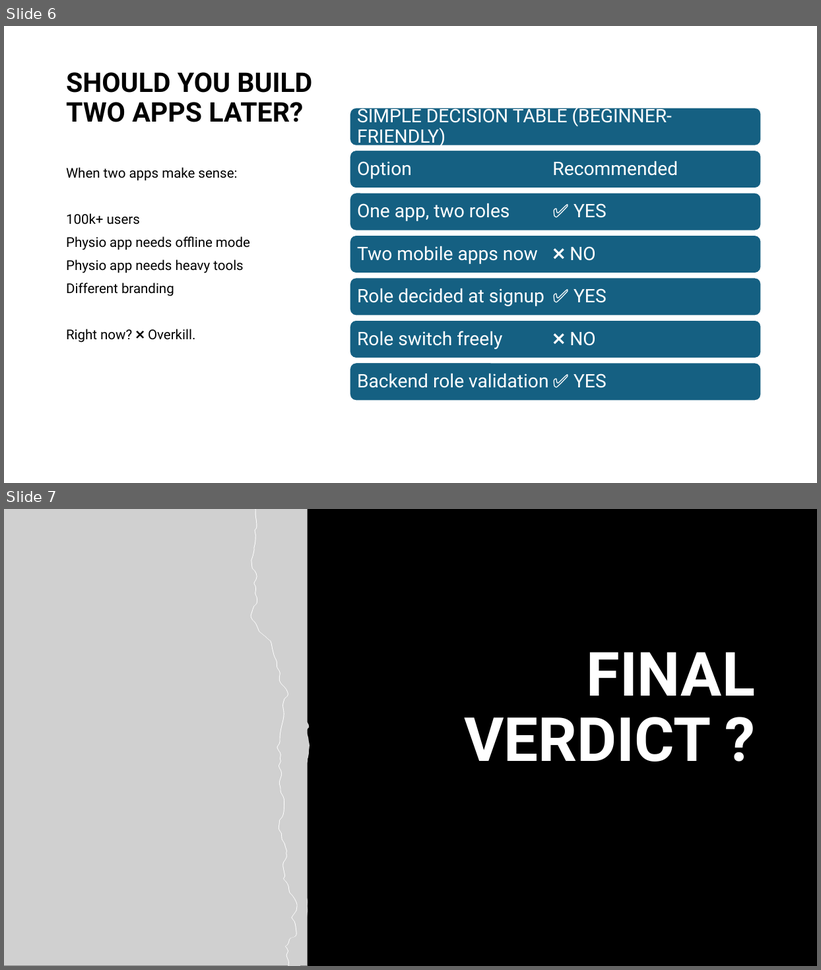
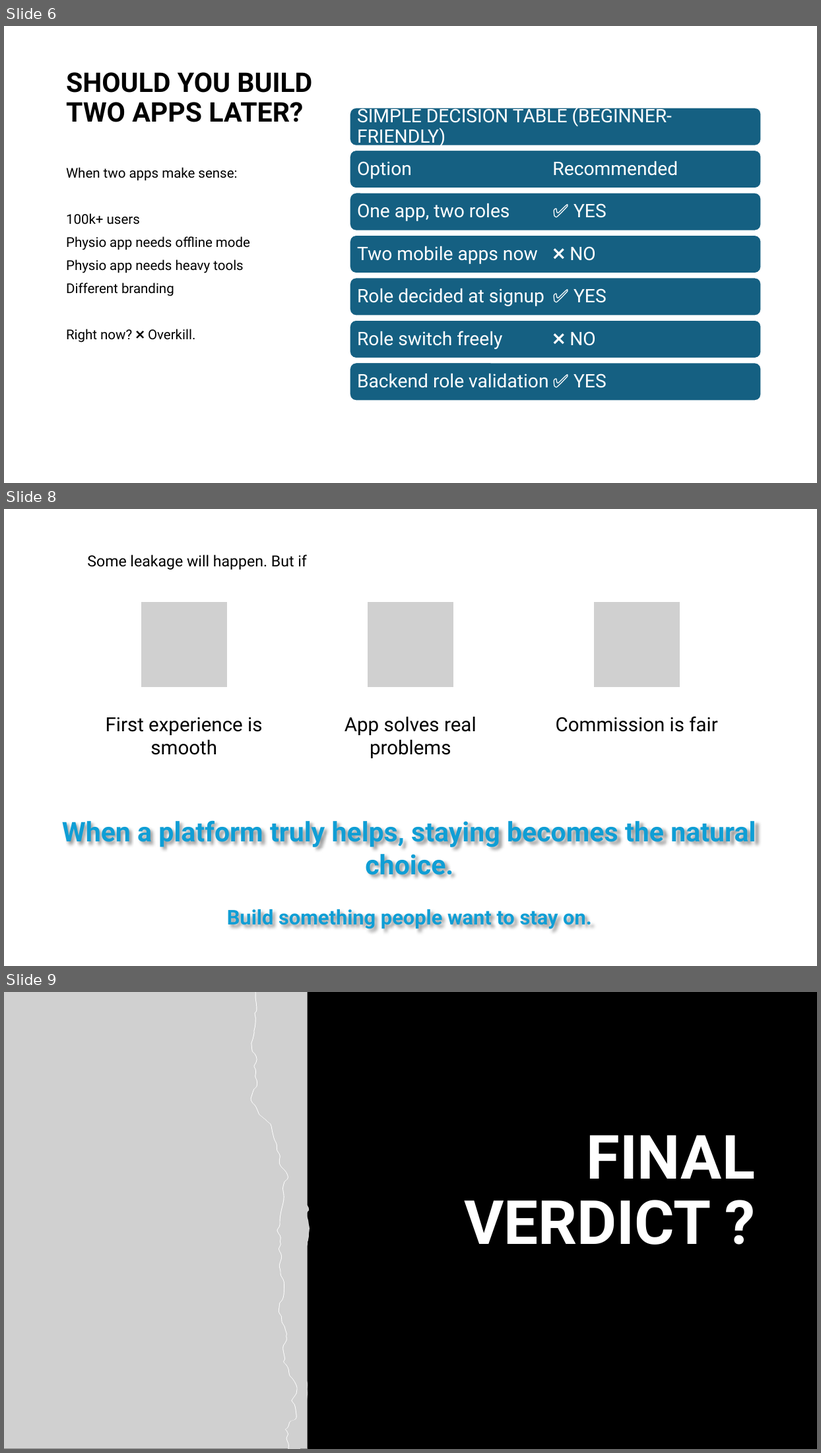
Before and after one commit to Arjun-T/PhysioBook, a slide deck: Physio_ SAT_ FEB 14.pptx. Shown one above the other, each under a label of ours: slides 6 and 7 before the commit, slides 6, 8 and 9 after it; the slides between them are not shown. The pictures are 821x970 and 821x1453 pixels, drawn with LibreOffice and Linux fonts; fonts in the diff are those of the drawing; grey boxes stand for pictures. Boxes give left, top, right and bottom in pixels: in the first picture for what was removed or moved away, otherwise in the second. Text is boxed around its words. In the diff, an @@ line names an element or a change of style, - is before the commit and + after.

```diff
--- a/Physio_ SAT_ FEB 14.pptx
+++ b/Physio_ SAT_ FEB 14.pptx
@@ slide 8 added at bbox=[4, 509, 817, 966], background #FFFFFF @@
@@ text added at bbox=[87, 555, 307, 570], 18 pt, text #000000 @@
+Some leakage will happen. But if
@@ group added at bbox=[106, 601, 717, 758]: 3 pictures, 3 texts @@
+First experience is smooth
+App solves real problems
+Commission is fair
@@ text added at bbox=[62, 817, 756, 930], 32 pt, text #0F9ED5, bold @@
+When a platform truly helps, staying becomes the natural choice.
+Build something people want to stay on.
@@ what was slide 7 is now slide 9 @@
```
Also in this commit, not shown: 2 other slides added, 1 other file.
